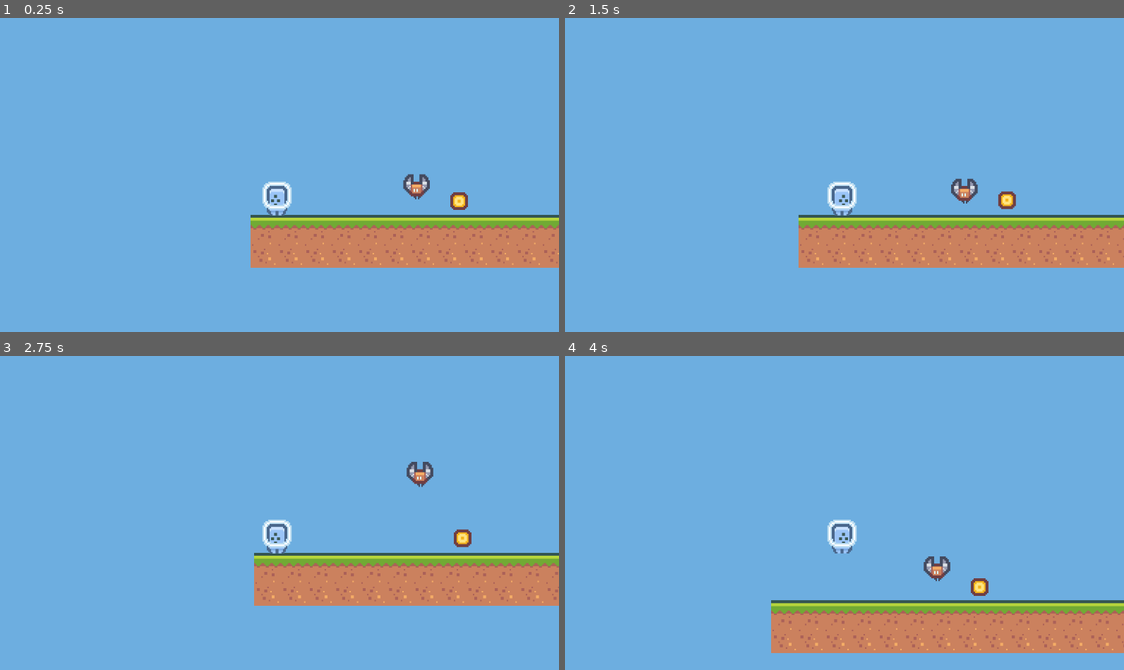
Above: before the commit, frames 1-4 (two rows, left to right).
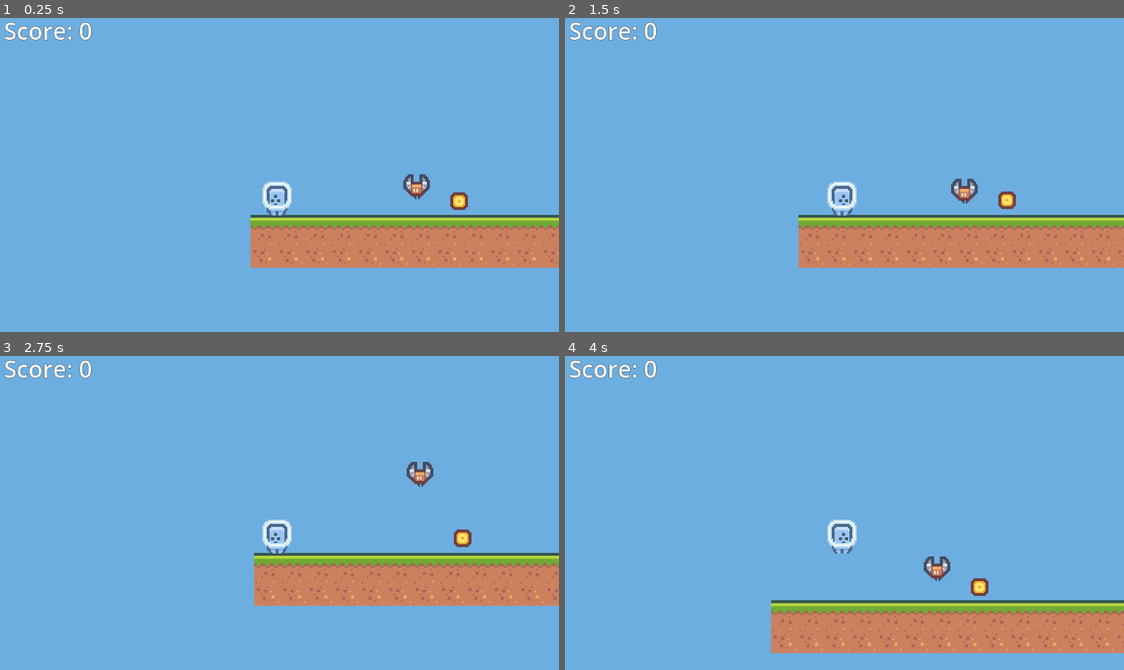
Above: after the commit, the same moments.

Repository: jeffchiudev/Platformer2DProject
Game: Godot game, scene res://Level1.tscn
Same seed, same stepped clock (60 frames per second), same inputs: the game is played once before the commit and once after it.
Inputs:
- Up to frame 1 (0.25 s): no input
- Up to frame 2 (1.5 s): hold Right from 0.53 s (still down); tap Space at 0.77 s
- Up to frame 3 (2.75 s): tap Space at 1.52 s; release Right at 2.03 s; hold Left from 2.03 s (still down)
- Up to frame 4 (4 s): release Left at 2.78 s; hold Right from 2.78 s (still down); tap Space at 3.02, 3.77 s

The runs differ from the first frame. In frame 1, 0.4% of the frame differs, in the area x 0-17%, y 1-8%; in frame 2, 0.4%; in frame 3, 0.4%; in frame 4, 0.4%.

Commit message:
add CanvasLayer to Player with ScoreText Layer

Diff:
--- a/Coin.gd
+++ b/Coin.gd
@@ -13,7 +13,6 @@
 	global_position.y = start_y + (d * bob_height)
 
 
-
 func _on_body_entered(body: Node2D) -> void:
 	if body.is_in_group("Player"):
 		body.add_score(1)
--- a/Level1.tscn
+++ b/Level1.tscn
@@ -1,17 +1,18 @@
-[gd_scene load_steps=10 format=4 uid="uid://taeh2lx7dy8w"]
+[gd_scene load_steps=9 format=4 uid="uid://taeh2lx7dy8w"]
 
 [ext_resource type="TileSet" uid="uid://8h44iclr03gd" path="res://Level1.tres" id="1_cove1"]
 [ext_resource type="Script" uid="uid://b3h31y0nehlcn" path="res://Player.gd" id="2_dwyiq"]
 [ext_resource type="Texture2D" uid="uid://cjfbasl7eygp0" path="res://Sprites/Characters/character_0002.png" id="3_dn5ey"]
 [ext_resource type="PackedScene" uid="uid://hdgt8xvq3nhl" path="res://Enemy.tscn" id="4_dwyiq"]
 [ext_resource type="PackedScene" uid="uid://cmdky3q65l6gg" path="res://Sprites/Objects/Spikes.tscn" id="5_dn5ey"]
-[ext_resource type="Texture2D" uid="uid://ydbe1tyhvygu" path="res://Sprites/Objects/tile_0151.png" id="6_lmyl5"]
-[ext_resource type="Script" uid="uid://dhoond0nwtjcj" path="res://Coin.gd" id="6_mlbie"]
+[ext_resource type="PackedScene" uid="uid://fpb50nt7wshj" path="res://Sprites/Objects/Coin.tscn" id="6_lmyl5"]
 
 [sub_resource type="CapsuleShape2D" id="CapsuleShape2D_lmyl5"]
 
-[sub_resource type="CircleShape2D" id="CircleShape2D_mlbie"]
-radius = 7.0
+[sub_resource type="LabelSettings" id="LabelSettings_lmyl5"]
+font_size = 48
+outline_size = 2
+outline_color = Color(0, 0, 0, 1)
 
 [node name="Main" type="Node2D"]
 
@@ -35,6 +36,16 @@
 position = Vector2(0, -26)
 zoom = Vector2(3, 3)
 
+[node name="CanvasLayer" type="CanvasLayer" parent="Player"]
+
+[node name="ScoreText" type="Label" parent="Player/CanvasLayer"]
+offset_left = 18.0
+offset_top = -3.0
+offset_right = 199.0
+offset_bottom = 64.0
+text = "Score: 0"
+label_settings = SubResource("LabelSettings_lmyl5")
+
 [node name="Enemy" parent="." instance=ExtResource("4_dwyiq")]
 
 [node name="Enemy2" parent="." instance=ExtResource("4_dwyiq")]
@@ -49,14 +60,5 @@
 [node name="Spikes" parent="." instance=ExtResource("5_dn5ey")]
 position = Vector2(261, -27)
 
-[node name="Coin" type="Area2D" parent="."]
+[node name="Coin" parent="." instance=ExtResource("6_lmyl5")]
 position = Vector2(124, -14)
-script = ExtResource("6_mlbie")
-
-[node name="Sprite" type="Sprite2D" parent="Coin"]
-texture = ExtResource("6_lmyl5")
-
-[node name="CollisionShape2D" type="CollisionShape2D" parent="Coin"]
-shape = SubResource("CircleShape2D_mlbie")
-
-[connection signal="body_entered" from="Coin" to="Coin" method="_on_body_entered"]
